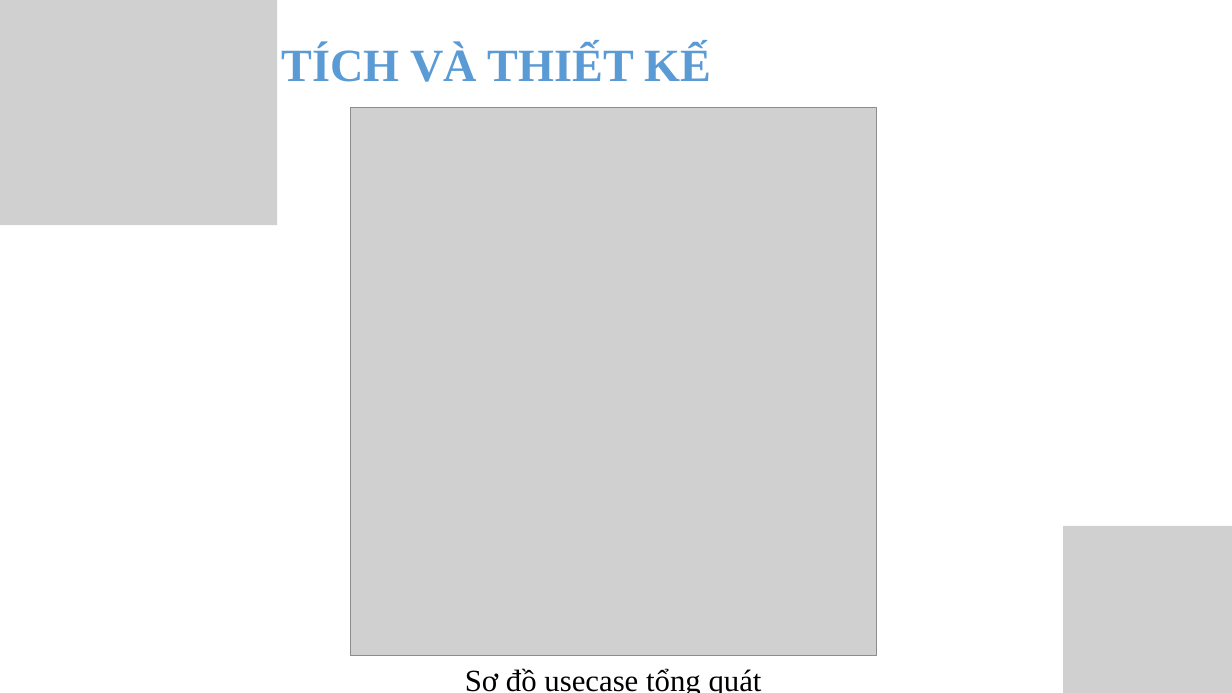
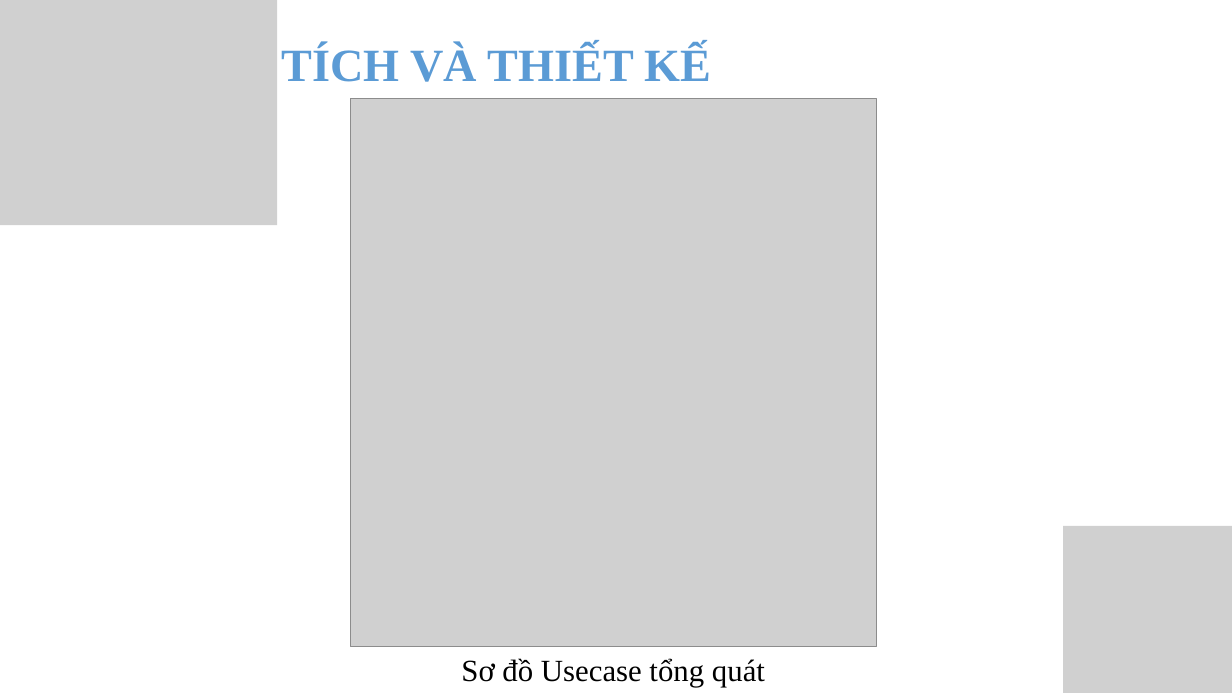
Before and after one commit to thuanvo2405/Ticket_Booking_App, a slide deck: slide 5 of SlideBaoVe.pptx. Drawn at 1232x693 pixels with LibreOffice and Linux fonts; fonts in the diff are those of the drawing; grey boxes stand for pictures. Boxes give left, top, right and bottom in pixels: in the first picture for what was removed or moved away, otherwise in the second. Text is boxed around its words. In the diff, an @@ line names an element or a change of style, - is before the commit and + after.

```diff
--- a/SlideBaoVe.pptx
+++ b/SlideBaoVe.pptx
@@ picture moved from (x1=350, y1=107, x2=876, y2=655) to (x1=350, y1=98, x2=876, y2=646) @@
@@ text at (x1=461, y1=658, x2=765, y2=687): text changed @@
-Sơ đồ usecase tổng quát
+Sơ đồ Usecase tổng quát
```
Also in this commit, not shown: 3 other slides changed, 13 other files.
